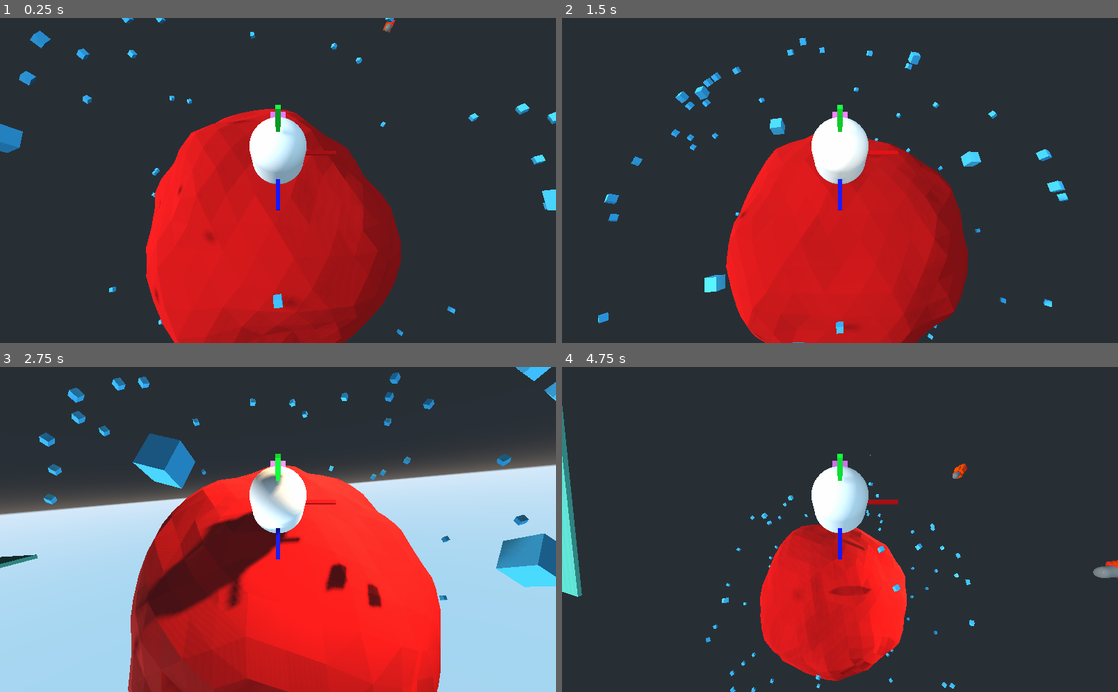
Above: before the commit, frames 1-4 (two rows, left to right).
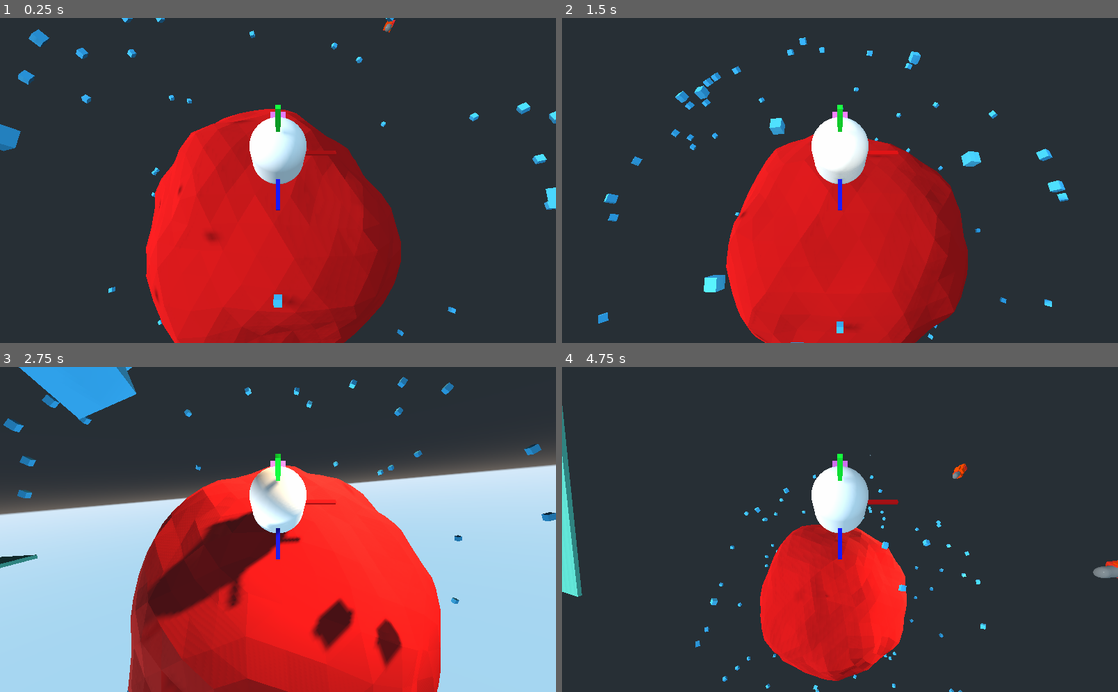
Above: after the commit, the same moments.

Repository: kevinms/godot-wild-jam-23
Game: Godot game, scene res://Game.tscn
Two runs of this game, one before a commit and one after it. Both use one fixed random seed, a clock stepped at 60 frames per second and the inputs below.
Inputs (mouse positions are in pixels of both pictures, inside the frame that each line leads up to):
- Up to frame 1 (0.25 s): no input
- Up to frame 2 (1.5 s): tap Enter (enter) at 0.5, 1.35 s; move the mouse to (867, 180) at 0.52 s; hold Space (jump) 0.53-1.28 s; hold W (forward) from 0.53 s (still down); click (867, 180) at 0.67 s; move the mouse to (812, 180) at 1.27 s
- Up to frame 3 (2.75 s): keep holding W (forward); tap Space (jump) at 1.52, 1.55, 1.82, 2.3 s; move the mouse to (289, 523) at 2.02 s; press the mouse at (289, 523) at 2.03 s
- Up to frame 4 (4.75 s): keep holding W (forward); move the mouse to (834, 536) at 2.77 s; release the mouse at (834, 536) at 2.78 s; tap Space (jump) at 2.85, 3.02, 3.32, 4.52, 4.55 s; click (834, 536) at 2.92 s; move the mouse to (878, 532) at 3.52 s; hold Space (jump) 3.53-4.28 s; tap Enter (enter) at 3.6 s; move the mouse to (795, 526) at 4.27 s; click (795, 526) at 4.35 s

The runs differ from the first frame. In frame 1, 0.4% of the frame differs, in the area x 0-100%, y 0-98%; in frame 2, 0.2%; in frame 3, 8.4%, in the area x 0-100%, y 0-100%; in frame 4, 1.1%.

Commit message:
Change human movement to randomly jump in a direction.

Diff:
--- a/Human.gd
+++ b/Human.gd
@@ -1,29 +1,28 @@
 extends KinematicBody
 
-var max_speed = 50
-var speed = 1000
-var jump = 20
-var gravity = 100
+var speed = 1
+var jump = 2
+var gravity = 2
 
-#onready var planet = $"../Planet"
 export(NodePath) var planet_path
 onready var planet = get_node(planet_path)
 
 var global_velocity = Vector3()
+var jumping = false
 
 func _physics_process(delta):
+	# Jump
+	if is_on_floor() and randf() < 0.01:
+		# Always jump up
+		global_velocity = global_transform.basis.y * jump
+		jumping = true
 
-	rotate_object_local(Vector3.UP, 0.01)
+		# Determine the direction
+		var forward = -global_transform.basis.z.normalized()
+		var new_dir = forward.rotated(global_transform.basis.y, rand_range(0, 2*PI))
+		global_velocity += new_dir * speed
 
 	var accel = Vector3()
-
-	# Move forward
-	#if randf() < 0.4:
-	#	accel += global_transform.basis.z * speed * delta
-
-	#var forward_vector = global_velocity.project(global_transform.basis.z)
-	#if forward_vector.length() > max_speed:
-	#	global_velocity -= forward_vector.normalized() * (forward_vector.length() - max_speed)
 
 	# Gravity
 	accel += -global_transform.basis.y * gravity * delta
@@ -31,25 +30,16 @@
 	# Apply acceleration
 	global_velocity += accel * delta
 
-	# Jump
-	#if randf() < 0.1 and is_on_floor():
-		# We want the jump to initially cancel out all force due to gravity
-
-		# Project our velocity onto the local Y axis
-		# This gets the component of velocity in the direction of gravity
-		#var scalar_projection = global_velocity.dot(-global_transform.basis.y) / global_velocity.length()
-		#var vector_projection = -global_transform.basis.y * scalar_projection
-
-		# Subtract that component from the velocity to cancel out all gravity
-		#global_velocity -= vector_projection
-		#global_velocity += global_transform.basis.y * jump
-
 	var world_up = (global_transform.origin - planet.global_transform.origin).normalized()
 
-	global_velocity = move_and_slide_with_snap(global_velocity, -world_up*2, world_up, true)
+	if jumping:
+		global_velocity = move_and_slide(global_velocity, world_up, true)
+	else:
+		global_velocity = move_and_slide_with_snap(global_velocity, -world_up*2, world_up, true)
 
 	if get_slide_count() > 0:
-		print("Collided with planet... hopefully")
+		jumping = false
+		global_velocity = Vector3()
 
 	var xform = align_with_y(global_transform, world_up)
 	global_transform = global_transform.interpolate_with(xform, 0.2)
@@ -59,5 +49,5 @@
 	xform.basis.y = new_y
 	xform.basis.x = -xform.basis.z.cross(new_y)
 	xform.basis = xform.basis.orthonormalized()
-	#TODO: reset scale
+	#TODO: Set scale back to before orthonormalized()?
 	return xform
